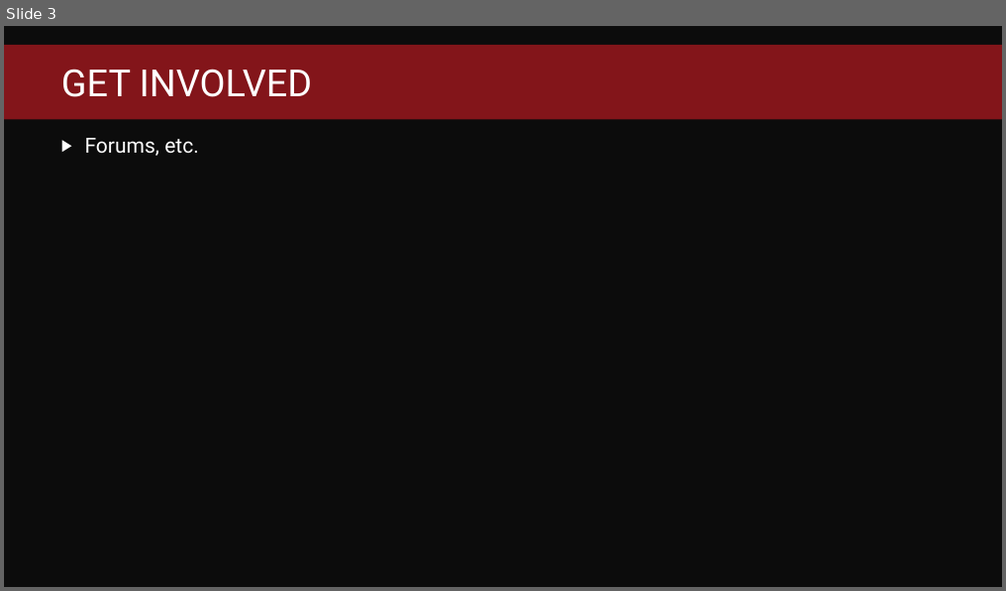
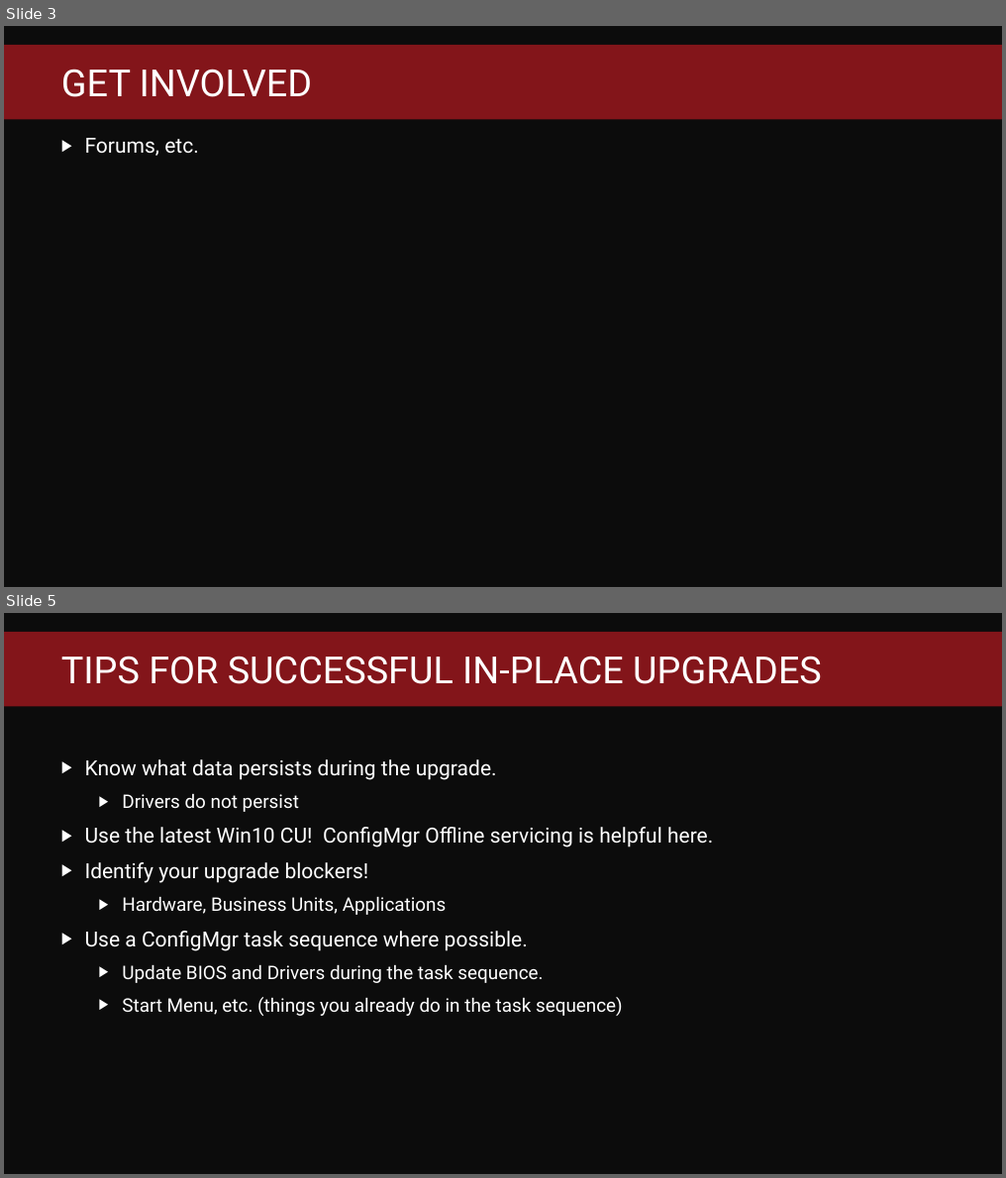
Before and after one commit to fredbainbridge/WindowsUpgradeReadiness, a slide deck: MMS 2017 - Windows Upgrade Readiness.pptx. Shown one above the other, each under a label of ours: slide 3 before the commit, slides 3 and 5 after it; the slides between them are not shown. The pictures are 1006x591 and 1006x1178 pixels, drawn with LibreOffice and Linux fonts; fonts in the diff are those of the drawing; background and template pictures are left out. Boxes give left, top, right and bottom in pixels: in the first picture for what was removed or moved away, otherwise in the second. Text is boxed around its words. In the diff, an @@ line names an element or a change of style, - is before the commit and + after.

Commit message:
added windows upgrade tips

```diff
--- a/MMS 2017 - Windows Upgrade Readiness.pptx
+++ b/MMS 2017 - Windows Upgrade Readiness.pptx
@@ slide 5 added at <box>4,613,1002,1174</box>, background #0C0C0C; not listed: 1 template element that a slide beside it also shows @@
@@ title added at <box>61,656,822,684</box>, 36 pt, text #FFFFFF @@
+TIPS FOR SUCCESSFUL IN-PLACE UPGRADES
@@ text added at <box>85,760,713,1016</box>, 20 pt, text #FFFFFF @@
+▶ Know what data persists during the upgrade.
+  ▶ Drivers do not persist
+▶ Use the latest Win10 CU! ConfigMgr Offline servicing is helpful here.
+▶ Identify your upgrade blockers!
+  ▶ Hardware, Business Units, Applications
+▶ Use a ConfigMgr task sequence where possible.
+  ▶ Update BIOS and Drivers during the task sequence.
+  ▶ Start Menu, etc. (things you already do in the task sequence)
```
Also in this commit, not shown: 2 slides changed, 2 other slides added.
